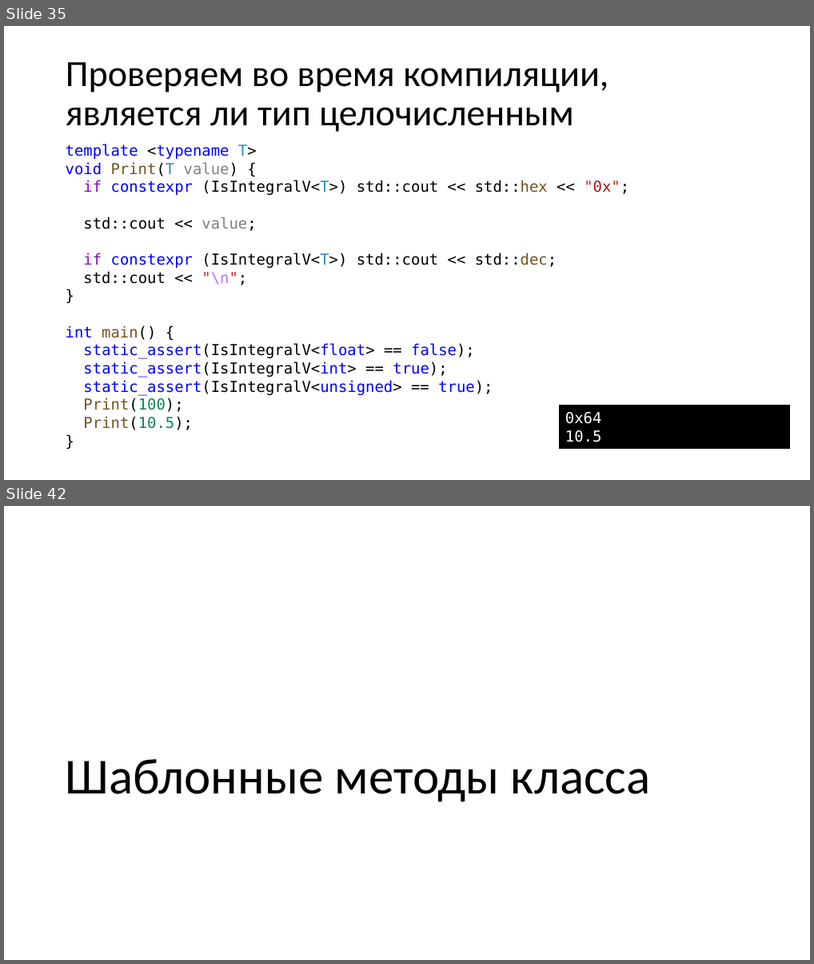
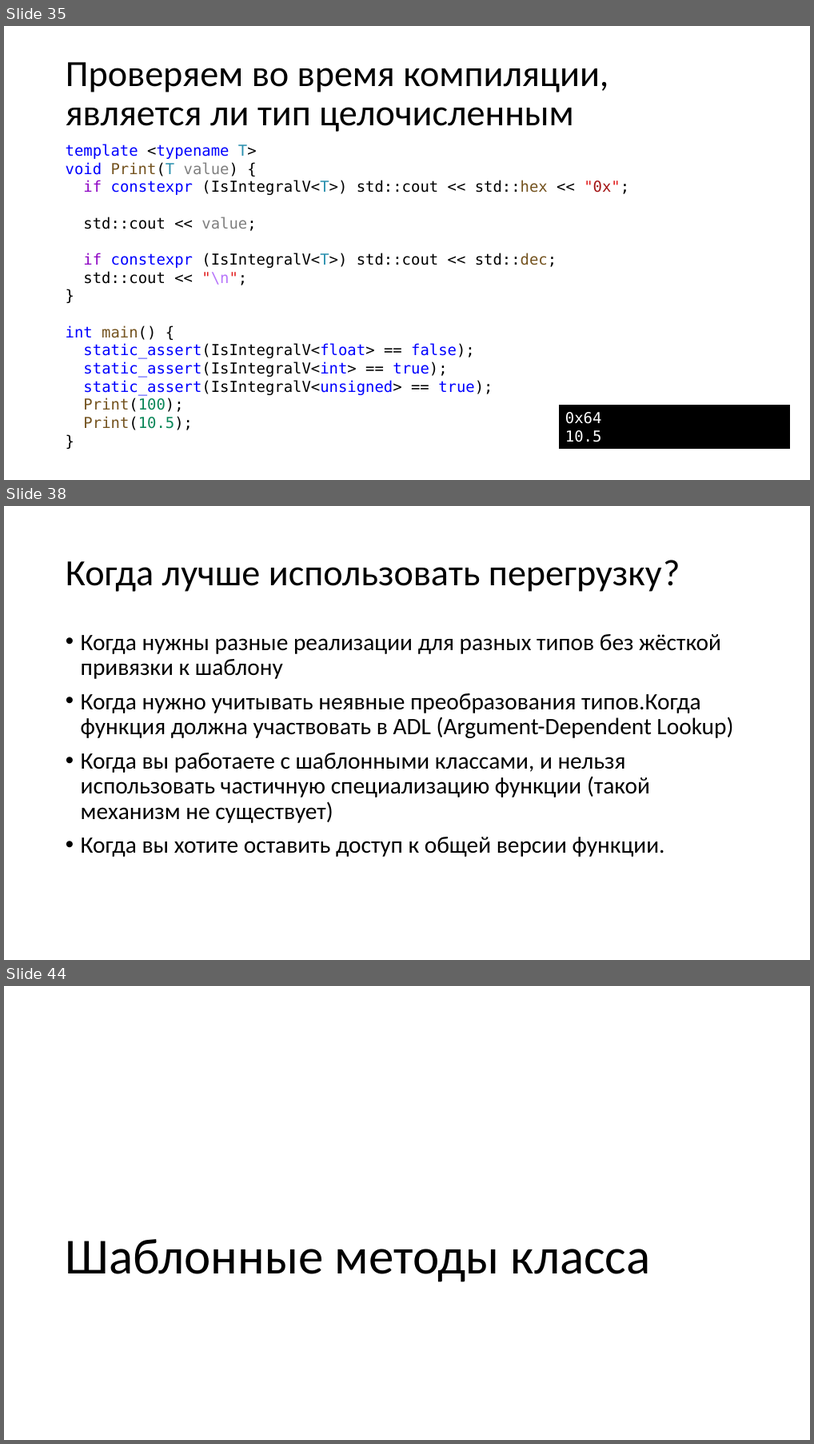
Before and after one commit to alexey-malov/oop, a slide deck: lectures/06/Обобщенное программирование, шаблоны.pptx. Shown one above the other, each under a label of ours: slides 35 and 42 before the commit, slides 35, 38 and 44 after it; the slides between them are not shown. The pictures are 814x964 and 814x1444 pixels, drawn with LibreOffice and Linux fonts; fonts in the diff are those of the drawing. Boxes give left, top, right and bottom in pixels: in the first picture for what was removed or moved away, otherwise in the second. Text is boxed around its words. In the diff, an @@ line names an element or a change of style, - is before the commit and + after.

```diff
--- a/lectures/06/Обобщенное программирование, шаблоны.pptx
+++ b/lectures/06/Обобщенное программирование, шаблоны.pptx
@@ slide 38 added at bbox=[4, 506, 810, 960], background #FFFFFF @@
@@ title added at bbox=[66, 560, 680, 592], 44 pt, text #000000 @@
+Когда лучше использовать перегрузку?
@@ text added at bbox=[81, 634, 734, 856], 28 pt, text #000000 @@
+• Когда нужны разные реализации для разных типов без жёсткой привязки к шаблону
+• Когда нужно учитывать неявные преобразования типов.Когда функция должна участвовать в ADL (Argument-Dependent Lookup)
+• Когда вы работаете с шаблонными классами, и нельзя использовать частичную специализацию функции (такой механизм не существует)
+• Когда вы хотите оставить доступ к общей версии функции.
@@ what was slide 42 is now slide 44 @@
```
Also in this commit, not shown: 15 other slides added, 6 slides removed, 12 other files.
